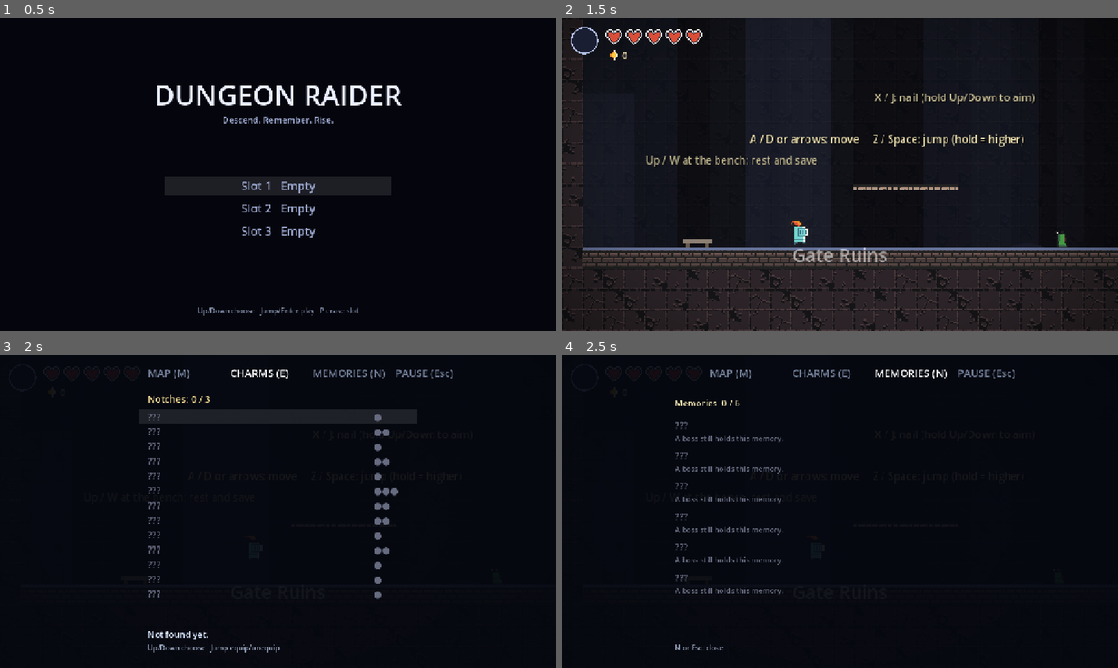
Above: before the commit, frames 1-4 (two rows, left to right).
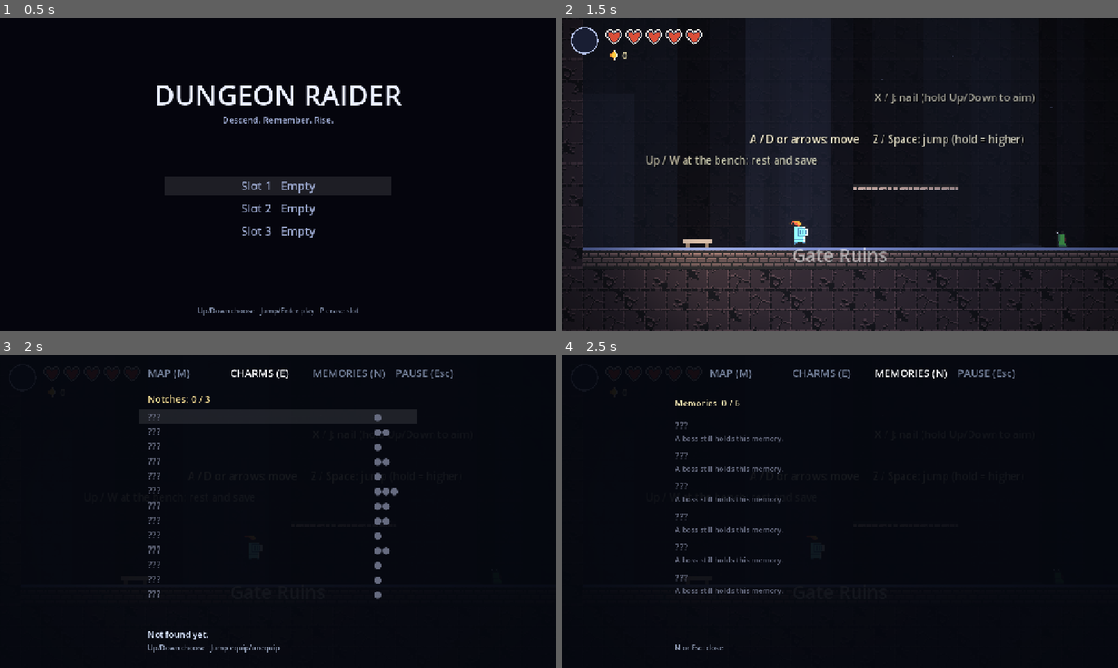
Above: after the commit, the same moments.

Repository: halo07-pixel/dungeon-raider-godot
Game: Godot game, scene res://hk/main.tscn
Two runs of this game, one before a commit and one after it. Both use one fixed random seed, a clock stepped at 60 frames per second and the inputs below.
Inputs (mouse positions are in pixels of both pictures, inside the frame that each line leads up to):
- Up to frame 1 (0.5 s): no input
- Up to frame 2 (1.5 s): tap Enter (ui_accept) at 0.5, 1.25 s; move the mouse to (962, 158) at 0.52 s; hold D (hk_right) from 0.53 s (still down); tap Tab (hk_charms) at 0.6 s; click (962, 158) at 0.67 s; tap Z (hk_jump) at 0.77 s; tap N (hk_memories) at 0.8, 1.35 s; move the mouse to (728, 190) at 1.27 s
- Up to frame 3 (2 s): keep holding D (hk_right); tap Z (hk_jump) at 1.52 s; tap Tab (hk_charms) at 1.55 s
- Up to frame 4 (2.5 s): tap Enter (ui_accept) at 2 s; move the mouse to (895, 442) at 2.02 s; release D (hk_right) at 2.03 s; hold A (hk_left) from 2.03 s (still down); tap X (hk_attack) at 2.1 s; tap N (hk_memories) at 2.3 s

Frame 1 is identical in both runs. In frame 2, 1.9% of the frame differs, in the area x 13-91%, y 12-85%; in frame 3, less than 0.1%; in frame 4, less than 0.1%.

Commit message:
Không khí: ánh sáng theo khu, đèn bench/bàn thờ/lò lửa, hạt môi trường, lớp nền xa thứ 3, tuỳ chọn Atmosphere
Không đổi số liệu quái/boss/bùa; chỉ trang trí, không đụng vật lý/hộp va chạm.

Co-Authored-By: Claude Sonnet 5.5 <noreply@anthropic.com>
Claude-Session: https://claude.ai/code/session_017JfCCXxoTqJnAKcYj247Qm

Diff:
--- /dev/null
+++ b/hk/atmosphere.gd
@@ -0,0 +1,126 @@
+extends Node2D
+## Không khí: ánh sáng theo khu (CanvasModulate + PointLight2D quanh người chơi/bench/bàn thờ/lò lửa) và hạt môi trường. Chỉ trang trí:
+## không đụng vật lý hay hộp va chạm. `STATE.atmosphere_on` tắt hết. Cha (world) gọi `set_room` khi đổi phòng và `follow` mỗi khung.
+const STATE = preload("res://hk/state.gd")
+const AREAS: Dictionary = {   # ambient không tối hơn ~0.72 mỗi kênh để vùng báo hiệu đòn và gai vẫn rõ
+	"gate": {"ambient": Color(0.80, 0.84, 1.0), "p": Color(0.75, 0.8, 0.95, 0.45), "grav": Vector2(2, -3), "n": 36},
+	"catacomb": {"ambient": Color(0.96, 0.76, 0.76), "p": Color(1.0, 0.5, 0.3, 0.75), "grav": Vector2(0, -14), "n": 44},
+	"vault": {"ambient": Color(0.74, 0.88, 0.95), "p": Color(0.7, 0.8, 0.85, 0.45), "grav": Vector2(3, 12), "n": 36},
+	"archive": {"ambient": Color(0.84, 0.77, 1.0), "p": Color(0.75, 0.6, 1.0, 0.65), "grav": Vector2(0, -10), "n": 40},
+}
+const TILE: float = 32.0
+var _mod: CanvasModulate
+var _dust: CPUParticles2D
+var _player_light: PointLight2D
+var _lights: Array = []      # đèn của phòng hiện tại: {l: PointLight2D, base: float, flicker: bool}
+var _braziers: Array = []    # vị trí chân lò lửa (px)
+var _area: String = "gate"
+var _tex: GradientTexture2D
+
+func _ready() -> void:
+	var g := Gradient.new()
+	g.set_color(0, Color(1, 1, 1, 1))
+	g.set_color(1, Color(1, 1, 1, 0))
+	_tex = GradientTexture2D.new()
+	_tex.gradient = g
+	_tex.fill = GradientTexture2D.FILL_RADIAL
+	_tex.fill_from = Vector2(0.5, 0.5)
+	_tex.fill_to = Vector2(1.0, 0.5)
+	_tex.width = 256
+	_tex.height = 256
+	_mod = CanvasModulate.new()
+	add_child(_mod)
+	_dust = CPUParticles2D.new()
+	_dust.local_coords = false
+	_dust.lifetime = 8.0
+	_dust.preprocess = 8.0
+	_dust.emission_shape = CPUParticles2D.EMISSION_SHAPE_RECTANGLE
+	_dust.emission_rect_extents = Vector2(760, 440)
+	_dust.direction = Vector2.UP
+	_dust.spread = 180.0
+	_dust.initial_velocity_min = 2.0
+	_dust.initial_velocity_max = 9.0
+	_dust.scale_amount_min = 1.5
+	_dust.scale_amount_max = 3.0
+	add_child(_dust)
+	_player_light = _make_light(Color(1.0, 0.92, 0.8), 0.5, 2.2)
+	apply()
+
+func _make_light(col: Color, energy: float, scale_: float) -> PointLight2D:
+	var l := PointLight2D.new()
+	l.texture = _tex
+	l.color = col
+	l.energy = energy
+	l.texture_scale = scale_
+	add_child(l)
+	return l
+
+func is_on() -> bool:
+	return STATE.atmosphere_on
+
+## Áp lại cài đặt bật/tắt và màu theo khu.
+func apply() -> void:
+	var on: bool = STATE.atmosphere_on
+	var cfg: Dictionary = AREAS[_area]
+	_mod.color = cfg["ambient"] if on else Color.WHITE
+	_dust.visible = on
+	_dust.emitting = on
+	_dust.color = cfg["p"]
+	_dust.gravity = cfg["grav"]
+	_dust.amount = int(cfg["n"])
+	_player_light.visible = on
+	for it in _lights:
+		it["l"].visible = on
+	queue_redraw()
+
+func set_room(data: Dictionary, interactables: Array) -> void:
+	for it in _lights:
+		it["l"].queue_free()
+	_lights = []
+	_braziers = []
+	var area: String = String(data.get("area", "gate"))
+	_area = area if AREAS.has(area) else "gate"
+	for t in data.get("torches", []):
+		var foot := Vector2((float(t["col"]) + 0.5) * TILE, (float(t["row"]) + 1.0) * TILE)
+		_braziers.append(foot)
+		_lights.append({"l": _make_light(Color(1.0, 0.65, 0.3), 0.8, 2.0), "base": 0.8, "flicker": true, "pos": foot + Vector2(0, -22)})
+	for it in interactables:
+		var vis: Rect2 = it["vis"]
+		match String(it["kind"]):
+			"bench":
+				_lights.append({"l": _make_light(Color(1.0, 0.85, 0.55), 0.55, 1.3), "base": 0.55, "flicker": false, "pos": vis.get_center()})
+			"altar":
+				_lights.append({"l": _make_light(Color(1.0, 0.85, 0.4), 0.7, 1.5), "base": 0.7, "flicker": false, "pos": Vector2(vis.get_center().x, vis.position.y)})
+			"charm":
+				_lights.append({"l": _make_light(Color(0.5, 0.95, 0.85), 0.7, 1.4), "base": 0.7, "flicker": false, "pos": Vector2(vis.get_center().x, vis.position.y)})
+	for it in _lights:
+		it["l"].position = it["pos"]
+	apply()
+
+## Hạt đi theo camera; đèn người chơi đi theo người chơi.
+func follow(cam_pos: Vector2, player_pos: Vector2) -> void:
+	_dust.global_position = cam_pos
+	_player_light.global_position = player_pos + Vector2(0, -8)
+
+func _process(_d: float) -> void:
+	if not STATE.atmosphere_on:
+		return
+	var t: float = Time.get_ticks_msec() * 0.001
+	for i in _lights.size():
+		var it: Dictionary = _lights[i]
+		if it["flicker"]:
+			it["l"].energy = float(it["base"]) * (0.85 + 0.15 * sin(t * 11.0 + i * 1.7) + 0.05 * sin(t * 23.0 + i))
+	if not _braziers.is_empty():
+		queue_redraw()
+
+func _draw() -> void:
+	if not STATE.atmosphere_on:
+		return
+	var t: float = Time.get_ticks_msec() * 0.001
+	for i in _braziers.size():
+		var f: Vector2 = _braziers[i]
+		draw_rect(Rect2(f.x - 3, f.y - 16, 6, 16), Color(0.28, 0.24, 0.22))
+		draw_rect(Rect2(f.x - 8, f.y - 22, 16, 7), Color(0.4, 0.34, 0.3))
+		var h: float = 20.0 + 4.0 * sin(t * 12.0 + i * 2.0)
+		draw_colored_polygon(PackedVector2Array([Vector2(f.x - 8, f.y - 22), Vector2(f.x, f.y - 22 - h), Vector2(f.x + 8, f.y - 22)]), Color(1.0, 0.55, 0.2, 0.95))
+		draw_colored_polygon(PackedVector2Array([Vector2(f.x - 4, f.y - 22), Vector2(f.x, f.y - 22 - h * 0.6), Vector2(f.x + 4, f.y - 22)]), Color(1.0, 0.9, 0.5, 0.95))
--- a/hk/backdrop.gd
+++ b/hk/backdrop.gd
@@ -12,7 +12,7 @@
 
 func _ready() -> void:
 	layer = -10
-	for k in [0.25, 0.5]:
+	for k in [0.12, 0.25, 0.5]:
 		var pl := ParallaxLayer.new()
 		pl.motion_scale = Vector2(k, 0.15)
 		pl.motion_mirroring = Vector2(PERIOD, 0.0)
@@ -30,6 +30,8 @@
 
 func _draw_layer(d: Node2D, k: float) -> void:
 	var col: Color = COLORS[_area]["far" if k < 0.4 else "near"]
+	if k < 0.2:   # lớp xa nhất: chìm gần màu nền
+		col = COLORS[_area]["clear"].lerp(COLORS[_area]["far"], 0.5)
 	var rng := RandomNumberGenerator.new()
 	rng.seed = hash(_area) + int(k * 100.0)
 	var x: float = 0.0
--- a/hk/menu.gd
+++ b/hk/menu.gd
@@ -70,15 +70,17 @@
 	elif Input.is_action_just_pressed("hk_memories") and tab != "memories":
 		tab = "memories"
 	if tab == "pause":
-		sel = (sel + int(Input.is_action_just_pressed("hk_down")) - int(Input.is_action_just_pressed("hk_up")) + 3) % 3
+		sel = (sel + int(Input.is_action_just_pressed("hk_down")) - int(Input.is_action_just_pressed("hk_up")) + 4) % 4
 		var step: int = int(Input.is_action_just_pressed("hk_right")) - int(Input.is_action_just_pressed("hk_left"))
 		if step != 0:
 			if sel == 0:
 				STATE.music_vol = clampi(STATE.music_vol + step, 0, 10)
 			elif sel == 1:
 				STATE.sfx_vol = clampi(STATE.sfx_vol + step, 0, 10)
+			elif sel == 2:
+				STATE.shake_on = step > 0
 			else:
-				STATE.shake_on = step > 0
+				STATE.atmosphere_on = step > 0
 			volume_changed.emit()
 	if tab == "map":
 		_pan -= Vector2(Input.get_axis("hk_left", "hk_right"), Input.get_axis("hk_up", "hk_down")) * 420.0 * _d
@@ -249,16 +251,16 @@
 	for i in lines.size():
 		v.draw_string(font, Vector2(sz.x * 0.5 - 380, 150.0 + i * 36.0), String(lines[i]), HORIZONTAL_ALIGNMENT_LEFT, -1, 20, Color(0.9, 0.93, 1))
 	var y0: float = 150.0 + lines.size() * 36.0 + 30.0
-	var rows: Array = [["Music", STATE.music_vol], ["Effects", STATE.sfx_vol], ["Screen shake", -1]]
+	var rows: Array = [["Music", STATE.music_vol], ["Effects", STATE.sfx_vol], ["Screen shake", STATE.shake_on], ["Atmosphere", STATE.atmosphere_on]]
 	for i in rows.size():
 		var y: float = y0 + i * 40.0
 		var col := Color(1, 1, 1) if i == sel else Color(0.6, 0.65, 0.75)
 		if i == sel:
 			v.draw_rect(Rect2(sz.x * 0.5 - 390, y - 26, 560, 38), Color(1, 1, 1, 0.1))
 		v.draw_string(font, Vector2(sz.x * 0.5 - 380, y), String(rows[i][0]), HORIZONTAL_ALIGNMENT_LEFT, -1, 20, col)
-		if int(rows[i][1]) < 0:
-			v.draw_string(font, Vector2(sz.x * 0.5 - 200, y), "On" if STATE.shake_on else "Off", HORIZONTAL_ALIGNMENT_LEFT, -1, 20, col)
+		if rows[i][1] is bool:
+			v.draw_string(font, Vector2(sz.x * 0.5 - 200, y), "On" if rows[i][1] else "Off", HORIZONTAL_ALIGNMENT_LEFT, -1, 20, col)
 			continue
 		for k in 10:
 			v.draw_rect(Rect2(sz.x * 0.5 - 200 + k * 22, y - 18, 18, 20), col if k < int(rows[i][1]) else Color(1, 1, 1, 0.12))
-	v.draw_string(font, Vector2(sz.x * 0.5 - 380, y0 + 140), "Up/Down choose   Left/Right change", HORIZONTAL_ALIGNMENT_LEFT, -1, 16, Color(0.6, 0.65, 0.75))
+	v.draw_string(font, Vector2(sz.x * 0.5 - 380, y0 + 160), "Up/Down choose   Left/Right change", HORIZONTAL_ALIGNMENT_LEFT, -1, 16, Color(0.6, 0.65, 0.75))
--- a/hk/state.gd
+++ b/hk/state.gd
@@ -53,6 +53,7 @@
 # shortcut: chỉ lưu khi có save, màn tiêu đề dùng mặc định tới khi vào ván; tách file cài đặt khi có thêm cài đặt khác.
 static var music_vol: int = 10
 static var sfx_vol: int = 10
+static var atmosphere_on: bool = true   # ánh sáng + hạt (cài đặt, không bị reset() xoá)
 static var shake_on: bool = true   # rung màn hình (cài đặt, không bị reset() xoá)
 
 static func vol_db(v: int) -> float:
@@ -174,13 +175,14 @@
 static func to_dict() -> Dictionary:
 	return {"v": 1, "hp_bonus": hp_bonus, "soul": soul, "geo": geo, "abilities": abilities, "charms_owned": charms_owned,
 		"charms_equipped": charms_equipped, "notch_bonus": notch_bonus, "flags": flags, "visited": visited,
-		"bench_room": bench_room, "bench_id": bench_id, "shade": shade, "music_vol": music_vol, "sfx_vol": sfx_vol, "shake_on": shake_on, "pins": pins, "time": play_time}
+		"bench_room": bench_room, "bench_id": bench_id, "shade": shade, "music_vol": music_vol, "sfx_vol": sfx_vol, "shake_on": shake_on, "atmosphere_on": atmosphere_on, "pins": pins, "time": play_time}
 
 static func from_dict(d: Dictionary) -> void:
 	reset()
 	hp_bonus = clampi(int(d.get("hp_bonus", 0)), 0, 4)
 	music_vol = clampi(int(d.get("music_vol", music_vol)), 0, 10)
 	sfx_vol = clampi(int(d.get("sfx_vol", sfx_vol)), 0, 10)
+	atmosphere_on = bool(d.get("atmosphere_on", atmosphere_on)) if d.get("atmosphere_on", true) is bool else atmosphere_on
 	shake_on = bool(d.get("shake_on", shake_on)) if d.get("shake_on", true) is bool else shake_on
 	geo = maxi(0, int(d.get("geo", 0)))
 	var tm = d.get("time", 0.0)
--- a/hk/world.gd
+++ b/hk/world.gd
@@ -8,6 +8,7 @@
 const MUSIC = preload("res://hk/music.gd")
 const SFX = preload("res://hk/sfx.gd")
 const BACKDROP = preload("res://hk/backdrop.gd")
+const ATMOSPHERE = preload("res://hk/atmosphere.gd")
 const DEBUG_BOXES = preload("res://hk/debug_boxes.gd")
 const AREA_NAMES: Dictionary = {"gate": "Gate Ruins", "catacomb": "Weeping Catacombs", "vault": "Ashen Vaults", "archive": "Drowned Archive"}
 const ZOOM: float = 1.5
@@ -24,6 +25,7 @@
 var music: Node
 var sfx: Node
 var backdrop: Node
+var atmosphere: Node2D
 var debug_boxes: Node2D
 var busy: bool = false
 var entry_spawn: Vector2 = Vector2.ZERO
@@ -60,6 +62,8 @@
 	add_child(sfx)
 	backdrop = BACKDROP.new()
 	add_child(backdrop)
+	atmosphere = ATMOSPHERE.new()
+	add_child(atmosphere)
 	debug_boxes = DEBUG_BOXES.new()
 	debug_boxes.world = self
 	add_child(debug_boxes)
@@ -118,6 +122,7 @@
 
 func _on_volume_changed() -> void:
 	music.apply_volume()
+	atmosphere.apply()
 	sfx.play("buy")
 
 func _process(d: float) -> void:
@@ -126,6 +131,7 @@
 		debug_boxes.toggle()
 	if is_instance_valid(player):
 		cam.global_position = player.global_position
+		atmosphere.follow(cam.global_position, player.global_position)
 	menu.enabled = not busy and not shop.is_open() and not player.is_dead()
 
 func _fade_to(a: float, dur: float = 0.2) -> void:
@@ -174,6 +180,7 @@
 		_last_area = area
 		hud.banner(AREA_NAMES.get(area, area))
 		backdrop.set_area(area)
+	atmosphere.set_room(data, room.interactables)
 	music.play(String(MUSIC.AREA_TRACK.get(area, "explore_stone")))
 
 func _spawn_enemy(ch: String, pos: Vector2) -> void:
--- a/hk/world_data.gd
+++ b/hk/world_data.gd
@@ -1,14 +1,14 @@
 extends RefCounted
 ## Đọc các phòng từ hk/rooms/*.txt. Mỗi file: phần đầu là khai báo "khoá: giá trị", dòng '---', rồi lưới ký tự.
 ##   area: gate|catacomb|vault     name: Tên hiển thị     map: x,y (toạ độ trên bản đồ, đơn vị ô bản đồ)
-##   hint: cột hàng chữ   door N: phòng_đích cửa_đích   altar: id=... needs=...   charm: id=...   boss: id=...   gate_flag: cờ
+##   hint: cột hàng chữ   torch: cột hàng   door N: phòng_đích cửa_đích   altar: id=... needs=...   charm: id=...   boss: id=...   gate_flag: cờ
 ## Ký tự lưới: # tường  = bục một chiều  ^ gai  1-9 cửa  @ điểm xuất phát  B bench  M thương nhân  $ rương geo
 ##   A bàn thờ kỹ năng  C bùa  X boss  G cổng mở khi có cờ  c f s h = quái bò/bay/bắn/húc
 const DIR: String = "res://hk/rooms"
 const MAP_CELL_TILES: float = 8.0   # 1 ô bản đồ = 8x8 ô lưới
 
 static func parse_room(text: String) -> Dictionary:
-	var out: Dictionary = {"area": "gate", "name": "", "map": Vector2(0, 0), "doors": {}, "grid": [], "hints": []}
+	var out: Dictionary = {"area": "gate", "name": "", "map": Vector2(0, 0), "doors": {}, "grid": [], "hints": [], "torches": []}
 	var in_grid: bool = false
 	for raw in text.split("\n"):
 		var line: String = raw.trim_suffix("\r")
@@ -35,6 +35,10 @@
 			var hp: PackedStringArray = val.split(" ", false, 2)
 			if hp.size() == 3:
 				out["hints"].append({"col": int(hp[0]), "row": int(hp[1]), "text": hp[2]})
+		elif key == "torch":   # torch: cột hàng — lò lửa đứng trên ô (cột, hàng)
+			var tp: PackedStringArray = val.split(" ", false)
+			if tp.size() == 2:
+				out["torches"].append({"col": int(tp[0]), "row": int(tp[1])})
 		elif key == "map":
 			var xy: PackedStringArray = val.split(",")
 			out["map"] = Vector2(float(xy[0]), float(xy[1]))
--- /dev/null
+++ b/tools/tests/hk_atmosphere_test.gd
@@ -0,0 +1,107 @@
+extends SceneTree
+## Test không khí: cài đặt atmosphere_on (lưu/đọc/hỏng/reset), lò lửa trong file phòng đứng trên sàn, đèn dựng theo phòng không rò,
+## tắt thì trả về sáng thường, màu theo khu không quá tối, menu Pause bật/tắt.
+var fails: int = 0
+
+func ck(c: bool, m: String) -> void:
+	if not c:
+		fails += 1
+		print("FAIL: ", m)
+
+func press(action: String) -> void:
+	var e := InputEventAction.new()
+	e.action = action
+	e.pressed = true
+	Input.parse_input_event(e)
+	await process_frame
+	await process_frame
+	e.pressed = false
+	Input.parse_input_event(e)
+	await process_frame
+
+func _init() -> void:
+	await process_frame
+	load("res://hk/input.gd").ensure()
+	var St = load("res://hk/state.gd")
+	var WD = load("res://hk/world_data.gd")
+	var A = load("res://hk/atmosphere.gd")
+	St.boot = "keep"
+	St.reset()
+	St.save_path = "user://hk_atmosphere_save.json"
+	St.delete_save()
+	# cài đặt
+	ck(St.atmosphere_on == true, "mặc định bật")
+	St.atmosphere_on = false
+	St.reset()
+	ck(St.atmosphere_on == false, "reset() không xoá cài đặt")
+	ck(St.save(), "ghi save")
+	St.atmosphere_on = true
+	ck(St.load_save() and St.atmosphere_on == false, "đọc lại false")
+	var d: Dictionary = St.to_dict()
+	d["atmosphere_on"] = "rác"
+	St.atmosphere_on = true
+	St.from_dict(d)
+	ck(St.atmosphere_on == true, "sai kiểu: giữ nguyên")
+	d.erase("atmosphere_on")
+	St.atmosphere_on = false
+	St.from_dict(d)
+	ck(St.atmosphere_on == false, "save cũ không có khoá: giữ nguyên")
+	St.atmosphere_on = true
+	# màu theo khu không quá tối (vùng báo hiệu đòn/gai phải còn rõ)
+	for a in A.AREAS:
+		var c: Color = A.AREAS[a]["ambient"]
+		ck(minf(c.r, minf(c.g, c.b)) >= 0.7, "%s: ambient không tối hơn 0.7" % a)
+	var rooms: Dictionary = WD.load_all()
+	for id in ["gate", "catacomb", "vault", "archive"]:
+		var found: bool = false
+		for rid in rooms:
+			if rooms[rid]["area"] == id:
+				found = true
+		ck(found and A.AREAS.has(id), "khu %s có cấu hình" % id)
+	# lò lửa trong file phòng đứng trên sàn, trống phía trên
+	var nt: int = 0
+	for rid in rooms:
+		var g: Array = rooms[rid]["grid"]
+		for t in rooms[rid]["torches"]:
+			nt += 1
+			var col: int = int(t["col"])
+			var row: int = int(t["row"])
+			ck(String(g[row])[col] == "." and String(g[row - 1])[col] == ".", "%s: lò lửa ở ô trống" % rid)
+			ck(String(g[row + 1])[col] in "#=", "%s: lò lửa đứng trên sàn" % rid)
+	ck(nt >= 10, "có lò lửa trong các phòng (%d)" % nt)
+	# trong world thật
+	St.reset()
+	St.bench_room = "gate_4"
+	var w := Node2D.new()
+	w.set_script(load("res://hk/world.gd"))
+	root.add_child(w)
+	await create_timer(0.3).timeout
+	var atm: Node2D = w.atmosphere
+	var n_gate4: int = atm._lights.size()
+	ck(n_gate4 >= rooms["gate_4"]["torches"].size() + 1, "gate_4: có đèn lò lửa và bench (%d)" % n_gate4)
+	ck(atm._mod.color != Color.WHITE and atm._dust.emitting, "bật: có ánh sáng và hạt")
+	var kids0: int = atm.get_child_count()
+	w.load_room("cat_8")
+	await process_frame
+	await process_frame
+	ck(atm._area == "catacomb", "đổi phòng: khu catacomb")
+	w.load_room("gate_4")
+	await process_frame
+	await process_frame
+	await process_frame
+	ck(atm._lights.size() == n_gate4 and atm.get_child_count() == kids0, "đổi phòng đi về: đèn không rò (%d vs %d)" % [atm.get_child_count(), kids0])
+	# menu Pause: dòng 4 = Atmosphere
+	w.menu.open("pause")
+	await process_frame
+	for i in 3:
+		await press("hk_down")
+	await press("hk_left")
+	ck(St.atmosphere_on == false, "menu: Left tắt Atmosphere")
+	ck(atm._mod.color == Color.WHITE and not atm._dust.emitting and not atm._player_light.visible, "tắt: sáng thường, không hạt, không đèn")
+	for it in atm._lights:
+		ck(not it["l"].visible, "tắt: đèn phòng ẩn")
+	await press("hk_right")
+	ck(St.atmosphere_on == true and atm._mod.color != Color.WHITE and atm._player_light.visible, "menu: Right bật lại")
+	St.delete_save()
+	print("DONE fails=", fails)
+	quit(1 if fails > 0 else 0)
Not shown, added: hk/atmosphere.gd.uid
Not shown, changed: hk/rooms/arc_3.txt
Not shown, changed: hk/rooms/arc_5.txt
Not shown, changed: hk/rooms/cat_1.txt
Not shown, changed: hk/rooms/cat_6.txt
Not shown, changed: hk/rooms/cat_7.txt
Not shown, changed: hk/rooms/cat_8.txt
Not shown, changed: hk/rooms/gate_4.txt
Not shown, changed: hk/rooms/gate_6.txt
Not shown, changed: hk/rooms/gate_7.txt
Not shown, changed: hk/rooms/gate_8.txt
Not shown, changed: hk/rooms/vault_1.txt
(and 5 more such lines)
